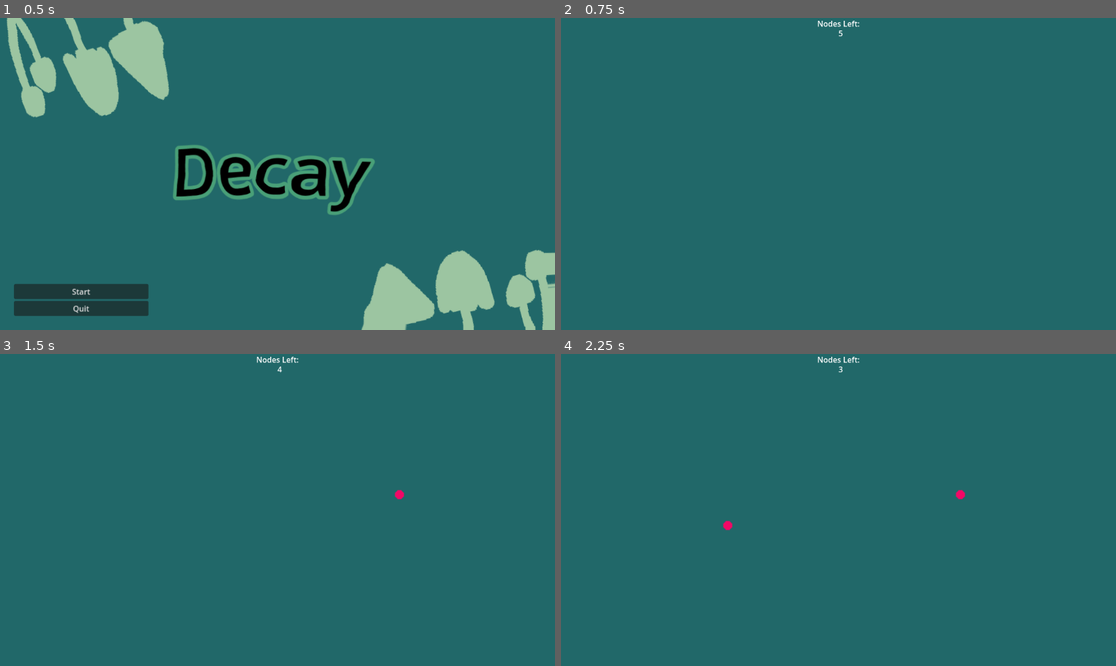
Above: before the commit, frames 1-4 (two rows, left to right).
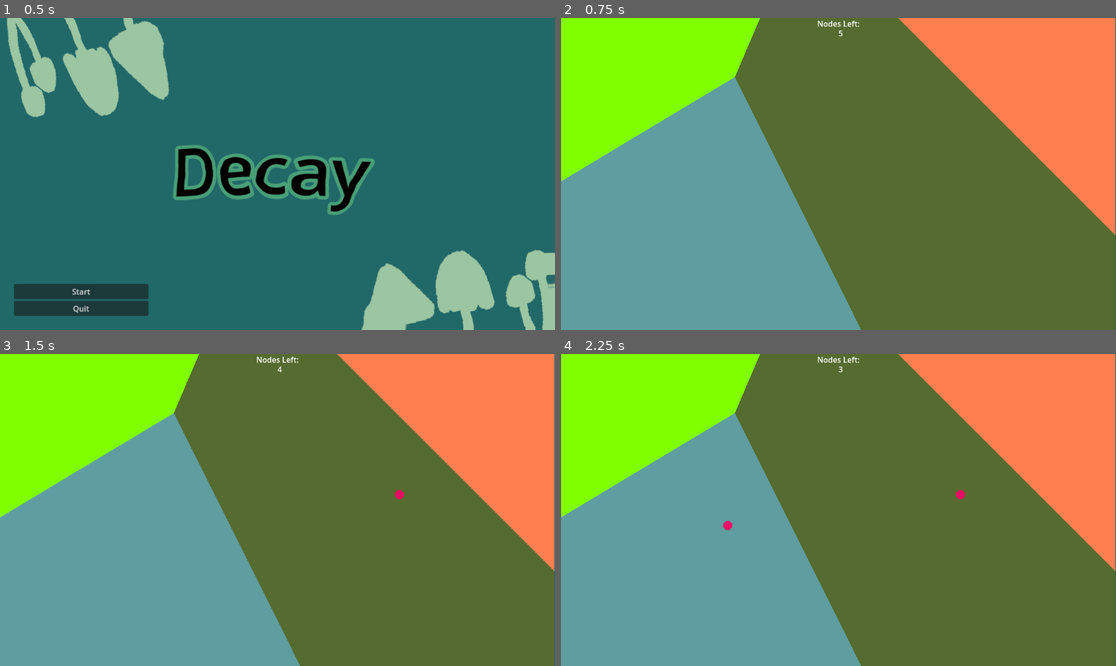
Above: after the commit, the same moments.

Repository: Alpha-Hotel/GameJamJan24
Game: Godot game, scene res://Scenes/menu.tscn
Same seed, same stepped clock (60 frames per second), same inputs: the game is played once before the commit and once after it.
Inputs (mouse positions are in pixels of both pictures, inside the frame that each line leads up to):
- Up to frame 1 (0.5 s): no input
- Up to frame 2 (0.75 s): click "Start" at 0.5 s
- Up to frame 3 (1.5 s): tap Enter at 1.25 s; move the mouse to (399, 494) at 1.27 s; click (399, 494) at 1.35 s
- Up to frame 4 (2.25 s): tap Space at 2 s; move the mouse to (727, 525) at 2.02 s; click (727, 525) at 2.1 s

Frame 1 is identical in both runs. In frame 2, 100% of the frame differs, in the area x 0-100%, y 0-100%; in frame 3, 100%; in frame 4, 100%.

Commit message:
voronai shader ready for 4 mats

Diff:
--- a/Scenes/voronai.gdshader
+++ b/Scenes/voronai.gdshader
@@ -3,22 +3,29 @@
 const vec2 left = vec2(300, 500);
 const vec2 right = vec2(700, 500);
 
-const vec2 array_of_vertices[4] = {vec2(300, 500), vec2(0, 0), vec2(700, 300), vec2(0,0)};
+const vec2 array_of_vertices[4] = {vec2(300, 500), vec2(1000, 0), vec2(700, 300), vec2(0,0)};
 
 vec4 color_sort(float x, float y) {
+	// Color sort returns a vec4 compatible with COLOR based on how close the vector (x, y) is
+	// to a list of vertices.
 	int current_check = 0;
-	for (int i = 1; i < array_of_vertices.length(); i++){
-		if (distance(array_of_vertices[current_check], vec2(x*1152.0, y*648.0)) > distance(array_of_vertices[i], vec2(x*1152.0, y*648.0))) {
+	for (int i = 0; i < array_of_vertices.length(); i++){
+		// Sorts closest node based on distance between two vectors
+		if ( distance(array_of_vertices[current_check], vec2(x*1152.0, y*648.0)) > distance(array_of_vertices[i], vec2(x*1152.0, y*648.0)) ) {
 		current_check = i;
+		}
 	}
 	switch (current_check) {
+		// Returns color based on current_check integer
 		case 0:
 			return vec4(0.372549, 0.619608, 0.627451, 1); //CADET_BLUE
 		case 1:
-			return vec4(1, 0.498039, 0.313726, .8); // CORAL
+			return vec4(1, 0.498039, 0.313726, 1); // CORAL
 		case 2:
 			return vec4(0.333333, 0.419608, 0.184314, 1); //DARK_OLIVE_GREEN
-	}
+		case 3:
+			return vec4(0.498039, 1, 0, 1); // Chartreuse
+
 	}
 }
 
@@ -30,13 +37,7 @@
 }
 
 void fragment() {
-	// Called for every pixel the material is visible on.
 
-	if (distance(left, vec2(UV.x*1152.0, UV.y*648.0)) < distance(array_of_vertices[2], vec2(UV.x*1152.0, UV.y*648.0))) {
-		//COLOR = vec4(0.941176, 0.372549, 1, 1);
-	}  else {
-		//COLOR = vec4(.3,.2,1,1);
-	}
 	COLOR = color_sort(UV.x, UV.y);
 }
 
--- a/main.tscn
+++ b/main.tscn
@@ -1,10 +1,17 @@
-[gd_scene load_steps=3 format=3 uid="uid://dn8o2yey1228"]
+[gd_scene load_steps=6 format=3 uid="uid://dn8o2yey1228"]
 
 [ext_resource type="Script" path="res://Scenes/node.gd" id="1_t50d0"]
+[ext_resource type="Shader" path="res://Scenes/voronai.gdshader" id="2_d5ia1"]
 
 [sub_resource type="CircleShape2D" id="CircleShape2D_fptqp"]
 
+[sub_resource type="ShaderMaterial" id="ShaderMaterial_r3uyk"]
+shader = ExtResource("2_d5ia1")
+
+[sub_resource type="CanvasTexture" id="CanvasTexture_8btnd"]
+
 [node name="main" type="Node2D"]
+z_index = -1
 script = ExtResource("1_t50d0")
 
 [node name="Collider" type="ShapeCast2D" parent="." groups=["mycelia_nodes"]]
@@ -34,3 +41,9 @@
 offset_bottom = 43.0
 grow_horizontal = 2
 vertical_alignment = 1
+
+[node name="Sprite2D" type="Sprite2D" parent="."]
+material = SubResource("ShaderMaterial_r3uyk")
+position = Vector2(575.25, 323.75)
+scale = Vector2(1151.5, 648.5)
+texture = SubResource("CanvasTexture_8btnd")
